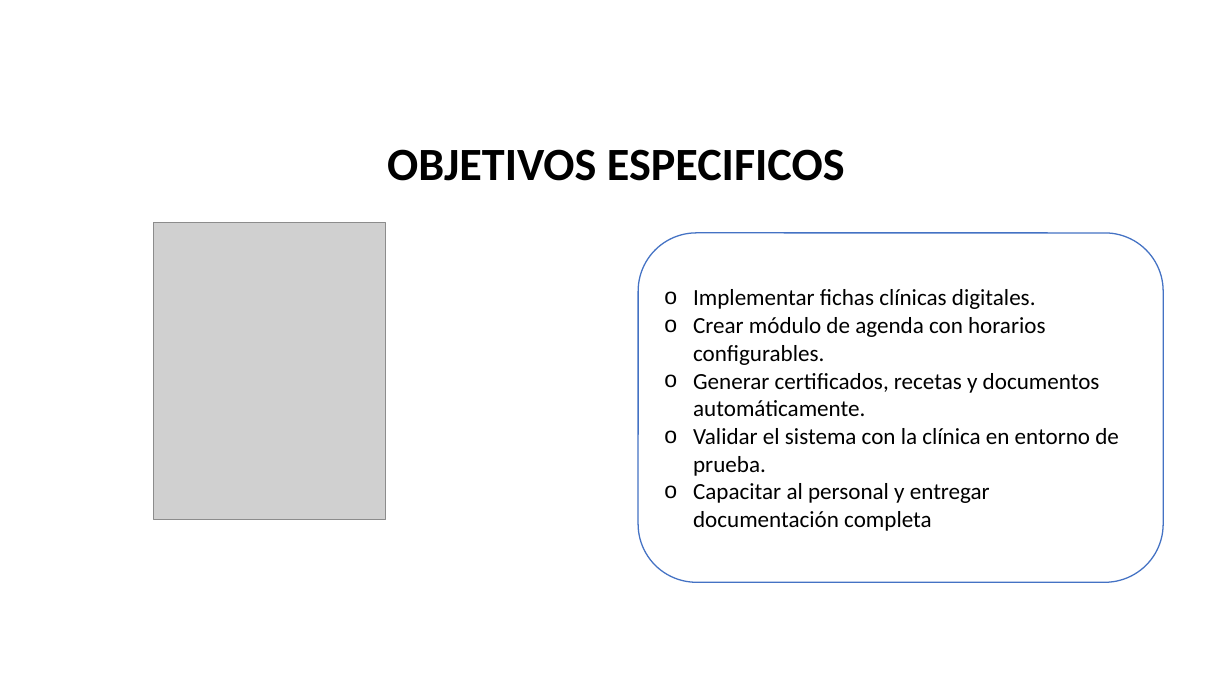
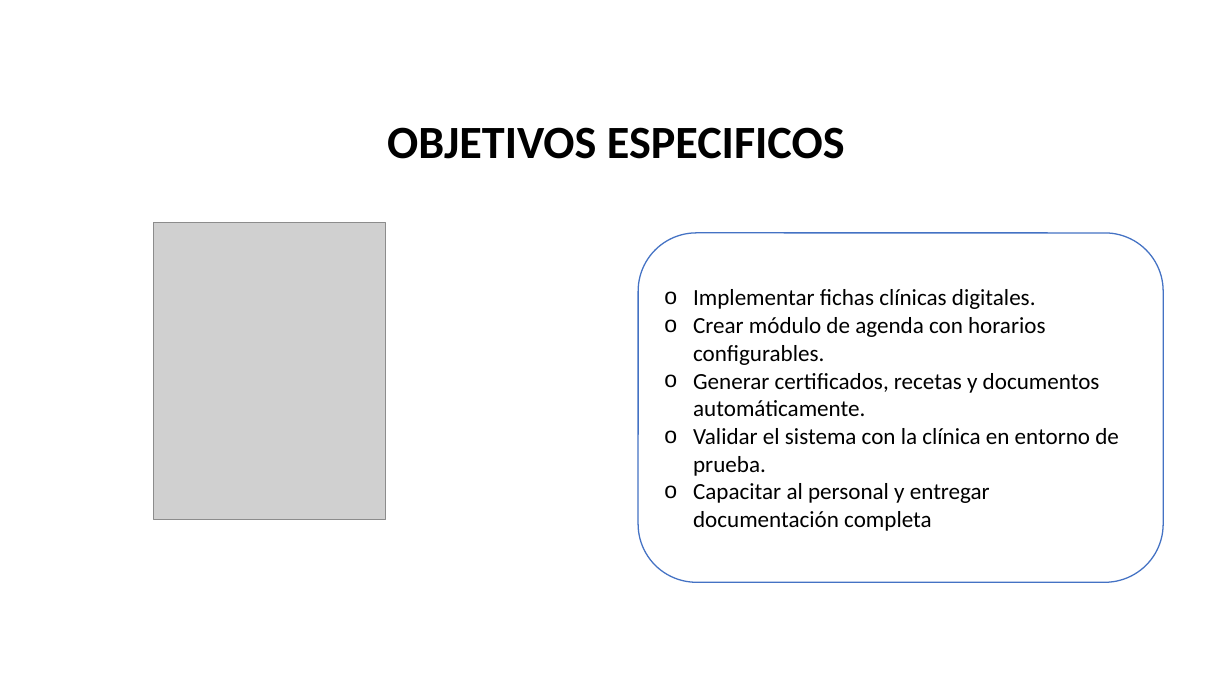
Before and after one commit to 4vil4/VeterinariaPucara, a slide deck: slide 5 of FASE 3/Evidencias Grupales/Presentación Capstone.pptx. Drawn at 1232x693 pixels with LibreOffice and Linux fonts; fonts in the diff are those of the drawing; grey boxes stand for pictures; background and template pictures are left out. Boxes give left, top, right and bottom in pixels: in the first picture for what was removed or moved away, otherwise in the second. Text is boxed around its words. In the diff, an @@ line names an element or a change of style, - is before the commit and + after.

```diff
--- a/FASE 3/Evidencias Grupales/Presentación Capstone.pptx
+++ b/FASE 3/Evidencias Grupales/Presentación Capstone.pptx
@@ text "OBJETIVOS ESPECIFICOS": place and size @@
-text "OBJETIVOS ESPECIFICOS" at (387, 149, 845, 181)
+text "OBJETIVOS ESPECIFICOS" at (387, 127, 845, 159)
```
Also in this commit, not shown: 8 other slides changed, 2 slides added, 1 slide removed.
